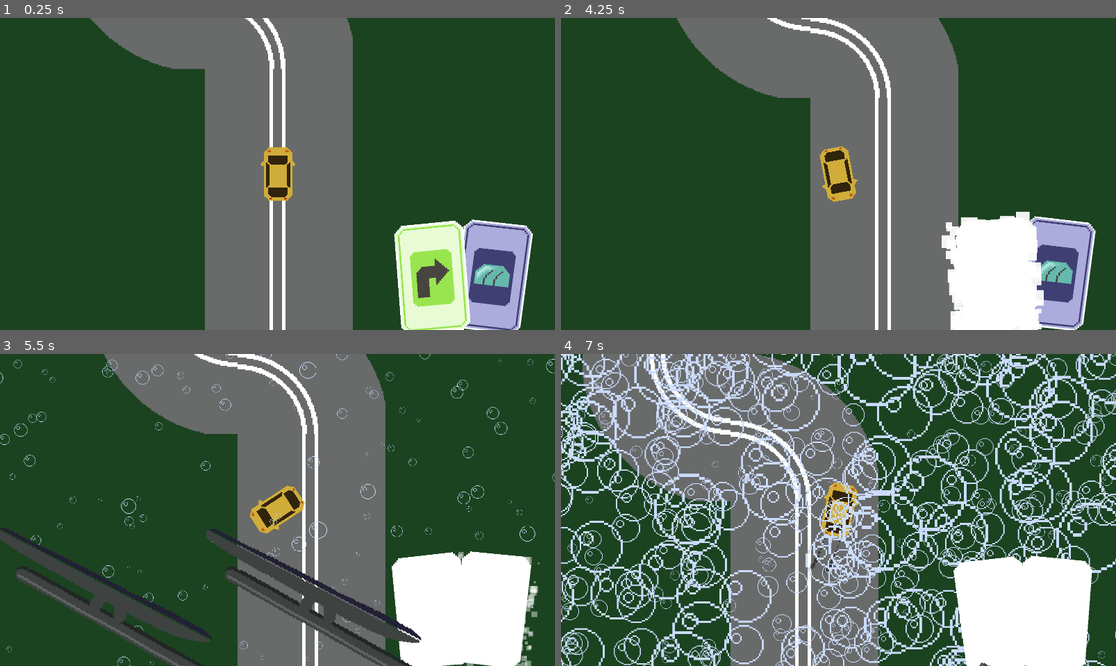
Above: before the commit, frames 1-4 (two rows, left to right).
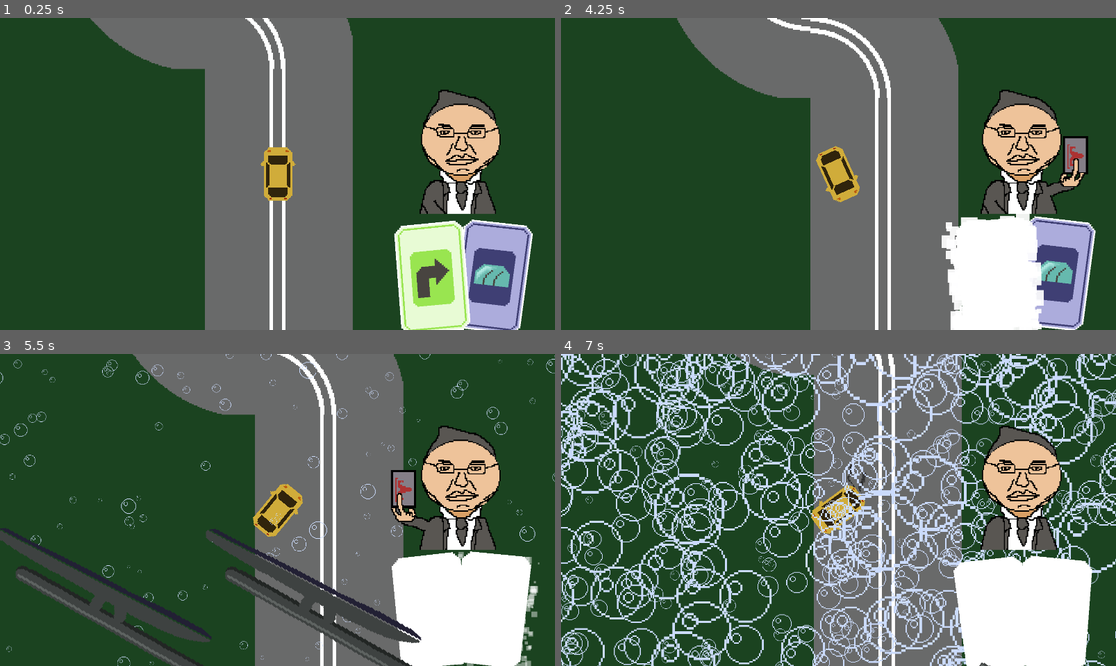
Above: after the commit, the same moments.

Repository: McGengar/ProtocolSSB
Game: Godot game, scene res://scenes/main.tscn
The game is run twice, just before and just after one commit, with the same random seed, the same clock (stepped at 60 frames per second) and the same inputs. The project has no main scene, so this scene is started directly.
Inputs:
- Up to frame 1 (0.25 s): no input
- Up to frame 2 (4.25 s): hold D (right) 0.53-1.28 s; hold S (back) 1.28-2.03 s; hold D (right) 2.03-2.78 s; hold W (forward) 2.78-3.53 s; hold A (left) from 3.53 s (still down); tap Left (skill1) at 4.15 s
- Up to frame 3 (5.5 s): tap Right (skill2) at 4.9 s; release A (left) at 5.03 s; hold S (back) from 5.03 s (still down)
- Up to frame 4 (7 s): release S (back) at 5.78 s; hold D (right) 5.78-6.53 s; hold W (forward) from 6.53 s (still down)

The runs differ from the first frame. In frame 1, 4.5% of the frame differs, in the area x 75-91%, y 22-63%; in frame 2, 5.6%; in frame 3, 15%; in frame 4, 38%, in the area x 3-91%, y 0-100%.

Commit message:
elon etc

Diff:
--- a/scenes/car.tscn
+++ b/scenes/car.tscn
@@ -1,10 +1,11 @@
-[gd_scene load_steps=13 format=3 uid="uid://dcq4ivigrdvd2"]
+[gd_scene load_steps=14 format=3 uid="uid://dcq4ivigrdvd2"]
 
 [ext_resource type="Script" path="res://scripts/car_control.gd" id="1_vljah"]
 [ext_resource type="Texture2D" uid="uid://d2gqvtbfaf7a5" path="res://sprites/autko.png" id="2_sgwix"]
 [ext_resource type="PackedScene" uid="uid://cm4p7dkhsg2ji" path="res://scenes/skill.tscn" id="3_ecsdd"]
-[ext_resource type="Texture2D" uid="uid://mewrrhmsmq8q" path="res://sprites/walona wycieeraczka.png" id="4_6sbb8"]
-[ext_resource type="Texture2D" uid="uid://bxtn6j2o4hbsb" path="res://sprites/babel.png" id="5_l5enp"]
+[ext_resource type="Texture2D" uid="uid://dug38k8ewiag4" path="res://sprites/walona wycieeraczka.png" id="4_6sbb8"]
+[ext_resource type="Texture2D" uid="uid://dtqbk3b1vorma" path="res://sprites/babel.png" id="5_l5enp"]
+[ext_resource type="PackedScene" uid="uid://cq2iywhlcsohq" path="res://scenes/melon.tscn" id="6_nkygn"]
 
 [sub_resource type="CapsuleShape2D" id="CapsuleShape2D_4po4l"]
 radius = 12.0
@@ -130,3 +131,7 @@
 scale_amount_max = 15.0
 scale_amount_curve = SubResource("Curve_q8e6p")
 color_ramp = SubResource("Gradient_fd6po")
+
+[node name="melon" parent="CanvasLayer" instance=ExtResource("6_nkygn")]
+position = Vector2(1576, 421)
+scale = Vector2(4, 4)
--- /dev/null
+++ b/scenes/melon.tscn
@@ -0,0 +1,231 @@
+[gd_scene load_steps=28 format=3 uid="uid://cq2iywhlcsohq"]
+
+[ext_resource type="Texture2D" uid="uid://c0rn6j4hu75w4" path="res://sprites/elonmusk sheet.png" id="1_xg0oq"]
+[ext_resource type="Texture2D" uid="uid://djpcwkspx8yiq" path="res://sprites/elonmusk sheet-two.png" id="2_l08l4"]
+[ext_resource type="Texture2D" uid="uid://bxim74m5fb08g" path="res://sprites/muskyhands.png" id="3_7j5pi"]
+[ext_resource type="Texture2D" uid="uid://dtqbk3b1vorma" path="res://sprites/babel.png" id="3_n84et"]
+
+[sub_resource type="AtlasTexture" id="AtlasTexture_qit5v"]
+atlas = ExtResource("1_xg0oq")
+region = Rect2(1920, 0, 128, 128)
+
+[sub_resource type="AtlasTexture" id="AtlasTexture_qwgaf"]
+atlas = ExtResource("1_xg0oq")
+region = Rect2(2048, 0, 128, 128)
+
+[sub_resource type="AtlasTexture" id="AtlasTexture_1sp0o"]
+atlas = ExtResource("1_xg0oq")
+region = Rect2(2176, 0, 128, 128)
+
+[sub_resource type="AtlasTexture" id="AtlasTexture_kclxk"]
+atlas = ExtResource("1_xg0oq")
+region = Rect2(2304, 0, 128, 128)
+
+[sub_resource type="AtlasTexture" id="AtlasTexture_jb2dy"]
+atlas = ExtResource("1_xg0oq")
+region = Rect2(2432, 0, 128, 128)
+
+[sub_resource type="AtlasTexture" id="AtlasTexture_0gf6p"]
+atlas = ExtResource("1_xg0oq")
+region = Rect2(2560, 0, 128, 128)
+
+[sub_resource type="AtlasTexture" id="AtlasTexture_hfq8q"]
+atlas = ExtResource("1_xg0oq")
+region = Rect2(2688, 0, 128, 128)
+
+[sub_resource type="AtlasTexture" id="AtlasTexture_og32k"]
+atlas = ExtResource("1_xg0oq")
+region = Rect2(896, 0, 128, 128)
+
+[sub_resource type="AtlasTexture" id="AtlasTexture_tmxhs"]
+atlas = ExtResource("1_xg0oq")
+region = Rect2(1024, 0, 128, 128)
+
+[sub_resource type="AtlasTexture" id="AtlasTexture_xc4md"]
+atlas = ExtResource("1_xg0oq")
+region = Rect2(1152, 0, 128, 128)
+
+[sub_resource type="AtlasTexture" id="AtlasTexture_upjr5"]
+atlas = ExtResource("1_xg0oq")
+region = Rect2(1280, 0, 128, 128)
+
+[sub_resource type="AtlasTexture" id="AtlasTexture_0lxg5"]
+atlas = ExtResource("1_xg0oq")
+region = Rect2(1408, 0, 128, 128)
+
+[sub_resource type="AtlasTexture" id="AtlasTexture_w44fq"]
+atlas = ExtResource("2_l08l4")
+region = Rect2(2688, 0, 128, 128)
+
+[sub_resource type="AtlasTexture" id="AtlasTexture_6hs6r"]
+atlas = ExtResource("2_l08l4")
+region = Rect2(2816, 0, 128, 128)
+
+[sub_resource type="AtlasTexture" id="AtlasTexture_arekn"]
+atlas = ExtResource("1_xg0oq")
+region = Rect2(0, 0, 128, 128)
+
+[sub_resource type="AtlasTexture" id="AtlasTexture_lulw2"]
+atlas = ExtResource("1_xg0oq")
+region = Rect2(256, 0, 128, 128)
+
+[sub_resource type="AtlasTexture" id="AtlasTexture_gg4d5"]
+atlas = ExtResource("1_xg0oq")
+region = Rect2(512, 0, 128, 128)
+
+[sub_resource type="SpriteFrames" id="SpriteFrames_ouquy"]
+animations = [{
+"frames": [{
+"duration": 1.0,
+"texture": SubResource("AtlasTexture_qit5v")
+}, {
+"duration": 1.0,
+"texture": SubResource("AtlasTexture_qwgaf")
+}, {
+"duration": 1.0,
+"texture": SubResource("AtlasTexture_1sp0o")
+}, {
+"duration": 1.0,
+"texture": SubResource("AtlasTexture_kclxk")
+}, {
+"duration": 1.0,
+"texture": SubResource("AtlasTexture_jb2dy")
+}, {
+"duration": 1.0,
+"texture": SubResource("AtlasTexture_0gf6p")
+}, {
+"duration": 1.0,
+"texture": SubResource("AtlasTexture_hfq8q")
+}],
+"loop": false,
+"name": &"anger",
+"speed": 12.0
+}, {
+"frames": [{
+"duration": 1.0,
+"texture": SubResource("AtlasTexture_og32k")
+}, {
+"duration": 1.0,
+"texture": SubResource("AtlasTexture_tmxhs")
+}, {
+"duration": 1.0,
+"texture": SubResource("AtlasTexture_xc4md")
+}, {
+"duration": 1.0,
+"texture": SubResource("AtlasTexture_upjr5")
+}, {
+"duration": 1.0,
+"texture": SubResource("AtlasTexture_0lxg5")
+}],
+"loop": true,
+"name": &"heart going out",
+"speed": 10.0
+}, {
+"frames": [{
+"duration": 1.0,
+"texture": SubResource("AtlasTexture_w44fq")
+}, {
+"duration": 1.0,
+"texture": SubResource("AtlasTexture_6hs6r")
+}],
+"loop": true,
+"name": &"jerkin",
+"speed": 4.0
+}, {
+"frames": [{
+"duration": 1.0,
+"texture": SubResource("AtlasTexture_arekn")
+}],
+"loop": true,
+"name": &"sigmaboy",
+"speed": 5.0
+}, {
+"frames": [{
+"duration": 1.0,
+"texture": SubResource("AtlasTexture_lulw2")
+}, {
+"duration": 1.0,
+"texture": SubResource("AtlasTexture_gg4d5")
+}],
+"loop": true,
+"name": &"taunt",
+"speed": 3.0
+}]
+
+[sub_resource type="AtlasTexture" id="AtlasTexture_ccj52"]
+atlas = ExtResource("3_7j5pi")
+region = Rect2(256, 0, 128, 128)
+
+[sub_resource type="AtlasTexture" id="AtlasTexture_0s7em"]
+atlas = ExtResource("3_n84et")
+region = Rect2(16, 8, 8, 8)
+
+[sub_resource type="SpriteFrames" id="SpriteFrames_wh4ud"]
+animations = [{
+"frames": [{
+"duration": 1.0,
+"texture": SubResource("AtlasTexture_ccj52")
+}, {
+"duration": 1.0,
+"texture": SubResource("AtlasTexture_ccj52")
+}, {
+"duration": 1.0,
+"texture": SubResource("AtlasTexture_ccj52")
+}, {
+"duration": 1.0,
+"texture": SubResource("AtlasTexture_ccj52")
+}, {
+"duration": 1.0,
+"texture": SubResource("AtlasTexture_0s7em")
+}],
+"loop": false,
+"name": &"right",
+"speed": 5.0
+}]
+
+[sub_resource type="AtlasTexture" id="AtlasTexture_5rgai"]
+atlas = ExtResource("3_7j5pi")
+region = Rect2(384, 0, 128, 128)
+
+[sub_resource type="SpriteFrames" id="SpriteFrames_2bjfa"]
+animations = [{
+"frames": [{
+"duration": 1.0,
+"texture": SubResource("AtlasTexture_5rgai")
+}, {
+"duration": 1.0,
+"texture": SubResource("AtlasTexture_5rgai")
+}, {
+"duration": 1.0,
+"texture": SubResource("AtlasTexture_5rgai")
+}, {
+"duration": 1.0,
+"texture": SubResource("AtlasTexture_5rgai")
+}, {
+"duration": 1.0,
+"texture": SubResource("AtlasTexture_0s7em")
+}],
+"loop": false,
+"name": &"left",
+"speed": 5.0
+}]
+
+[node name="Node2D" type="Node2D"]
+
+[node name="elonani" type="AnimatedSprite2D" parent="."]
+sprite_frames = SubResource("SpriteFrames_ouquy")
+animation = &"jerkin"
+autoplay = "jerkin"
+frame_progress = 0.807302
+
+[node name="right" type="AnimatedSprite2D" parent="."]
+sprite_frames = SubResource("SpriteFrames_wh4ud")
+animation = &"right"
+frame = 4
+frame_progress = 1.0
+
+[node name="left" type="AnimatedSprite2D" parent="."]
+sprite_frames = SubResource("SpriteFrames_2bjfa")
+animation = &"left"
+frame = 4
+frame_progress = 1.0
--- a/scripts/car_control.gd
+++ b/scripts/car_control.gd
@@ -28,13 +28,16 @@
 	apply_central_force(Vector2(0,gas).rotated(rotation+deg_to_rad(90))*speed*speed_multiplier*1000*delta)
 
 	if Input.is_action_just_pressed("skill1") and $CanvasLayer/Skill1.value!=0:
-		use_skill($CanvasLayer/Skill1.value)
+		$CanvasLayer/melon/left.play("left")
 		$CanvasLayer/Skill1/use.emitting = true
 		$CanvasLayer/Skill1.value=0
+		use_skill($CanvasLayer/Skill1.value)
 		await get_tree().create_timer(3.0).timeout
 		$CanvasLayer/Skill1/use.emitting = true
 		$CanvasLayer/Skill1.value=randi_range(1,9)
 	if Input.is_action_just_pressed("skill2") and $CanvasLayer/Skill2.value!=0:
+		$CanvasLayer/melon/elonani.play("sigmaboy")
+		$CanvasLayer/melon/right.play("right")
 		use_skill($CanvasLayer/Skill2.value)
 		$CanvasLayer/Skill2/use.emitting = true
 		$CanvasLayer/Skill2.value=0
Not shown: 1 places in scenes/falling_object.tscn that only renumber resources
Not shown: 1 places in scenes/main.tscn that only renumber resources
Not shown: 1 places in scenes/road.tscn that only renumber resources
Not shown: 1 places in scenes/skill.tscn that only renumber resources
Binary file added: sprites/elonmusk sheet-two.png
